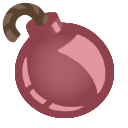
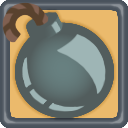
Comparing the layer stacks of the two 128x128 images. Changes:
hid "Color Fill 3" over [15, 11, 114, 118]
showed "Rounded Rectangle 1" over [0, 0, 128, 128]
showed "Color Fill 1", painted on it over [0, 0, 128, 128]
